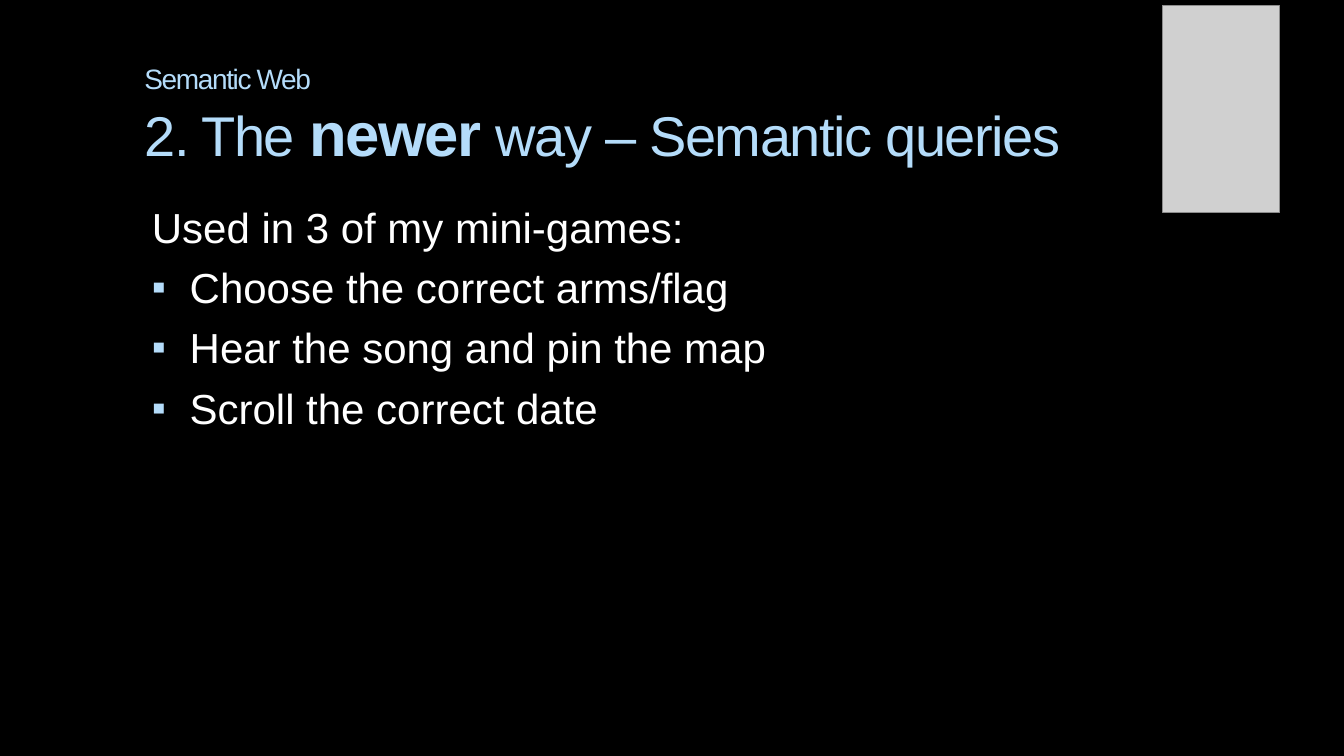
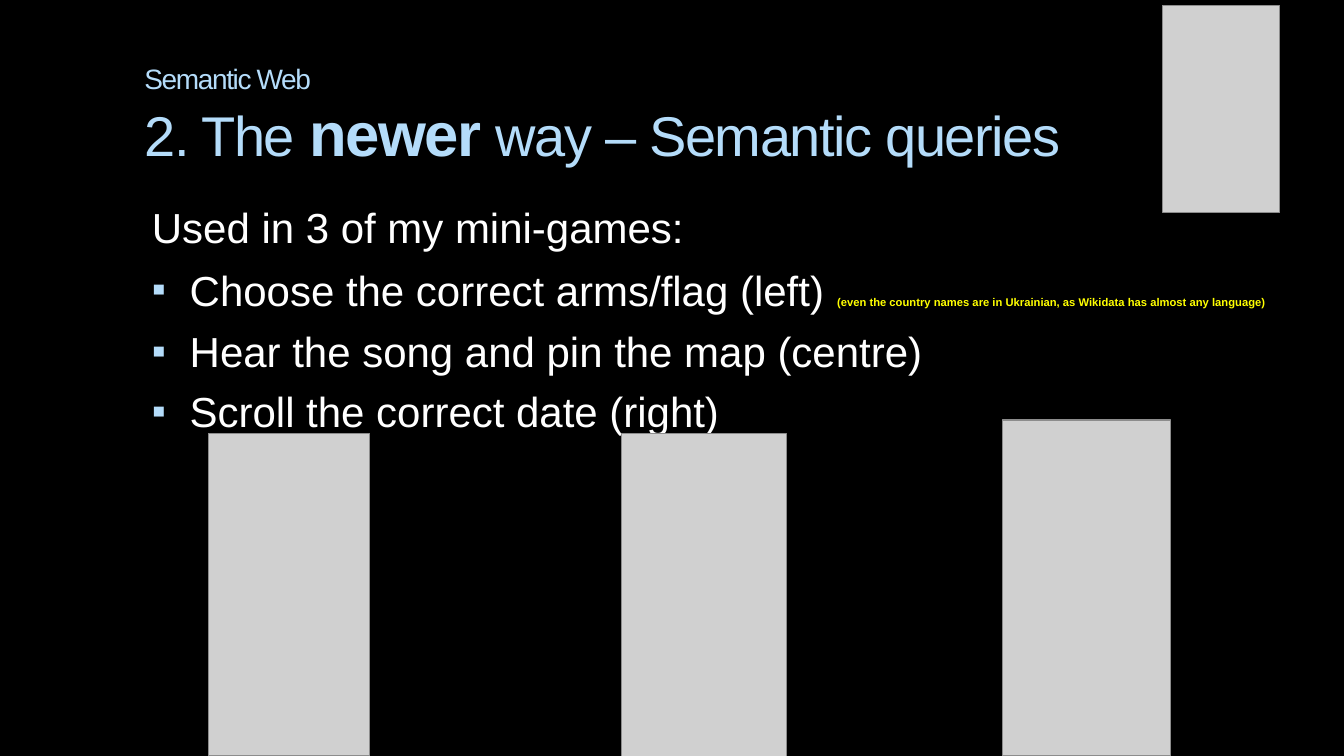
Before and after one commit to AlexanderPoone/tempusespatium, a slide deck: slide 9 of shitty_ppt.pptx. Drawn at 1344x756 pixels with LibreOffice and Linux fonts; fonts in the diff are those of the drawing; grey boxes stand for pictures; background and template pictures are left out. Boxes give left, top, right and bottom in pixels: in the first picture for what was removed or moved away, otherwise in the second. Text is boxed around its words. In the diff, an @@ line names an element or a change of style, - is before the commit and + after.

```diff
--- a/shitty_ppt.pptx
+++ b/shitty_ppt.pptx
@@ text at box(190, 275, 1265, 436): text changed @@
-▪ Choose the correct arms/flag
-▪ Hear the song and pin the map
-▪ Scroll the correct date
+▪ Choose the correct arms/flag (left) (even the country names are in Ukrainian, as Wikidata has almost any language)
+▪ Hear the song and pin the map (centre)
+▪ Scroll the correct date (right)
@@ picture added at box(209, 434, 370, 756) @@
@@ picture added at box(622, 434, 786, 756) @@
@@ picture added at box(1002, 420, 1171, 756) @@
```
Also in this commit, not shown: 4 other slides changed, 2 other files.
